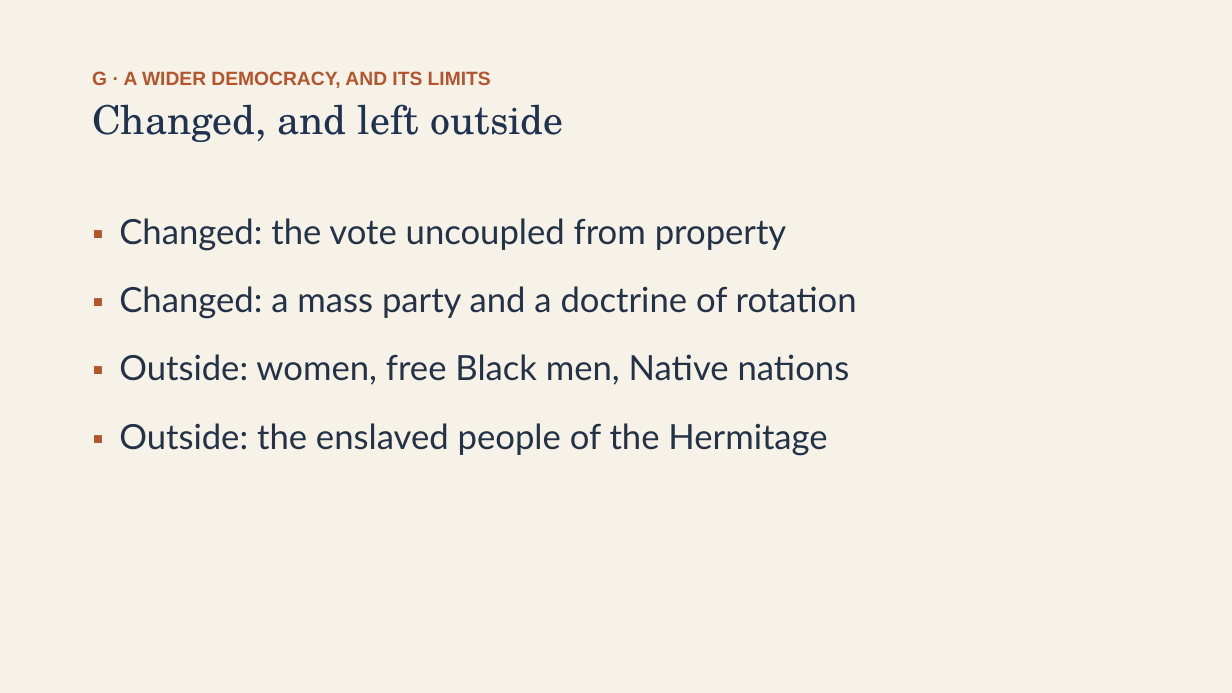
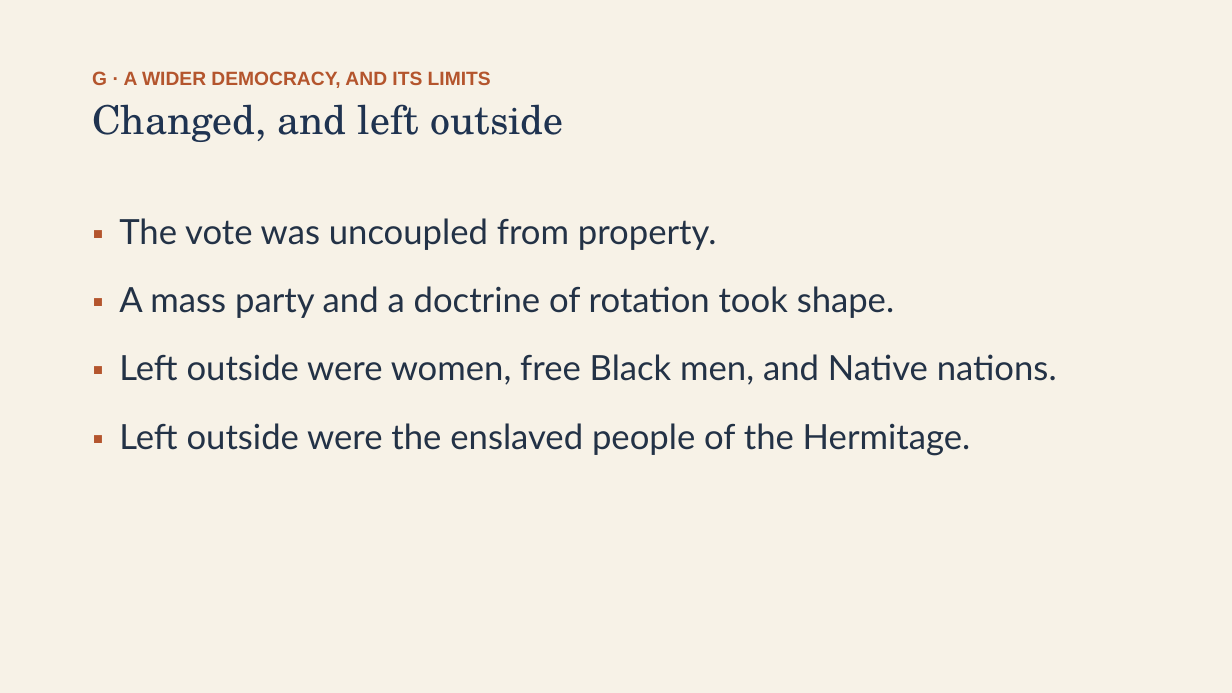
Before and after one commit to ab17gthb/humanities-curriculum-group, a slide deck: slide 22 of jackson-reform/lesson-01/lesson-01-slides.pptx. Drawn at 1232x693 pixels with LibreOffice and Linux fonts; fonts in the diff are those of the drawing. Boxes give left, top, right and bottom in pixels: in the first picture for what was removed or moved away, otherwise in the second. Text is boxed around its words. In the diff, an @@ line names an element or a change of style, - is before the commit and + after.

```diff
--- a/jackson-reform/lesson-01/lesson-01-slides.pptx
+++ b/jackson-reform/lesson-01/lesson-01-slides.pptx
@@ text at (119,218,1057,456): text changed @@
-▪ Changed: the vote uncoupled from property
-▪ Changed: a mass party and a doctrine of rotation
-▪ Outside: women, free Black men, Native nations
-▪ Outside: the enslaved people of the Hermitage
+▪ The vote was uncoupled from property.
+▪ A mass party and a doctrine of rotation took shape.
+▪ Left outside were women, free Black men, and Native nations.
+▪ Left outside were the enslaved people of the Hermitage.
```
Also in this commit, not shown: 8 other slides changed, 6 other files.
